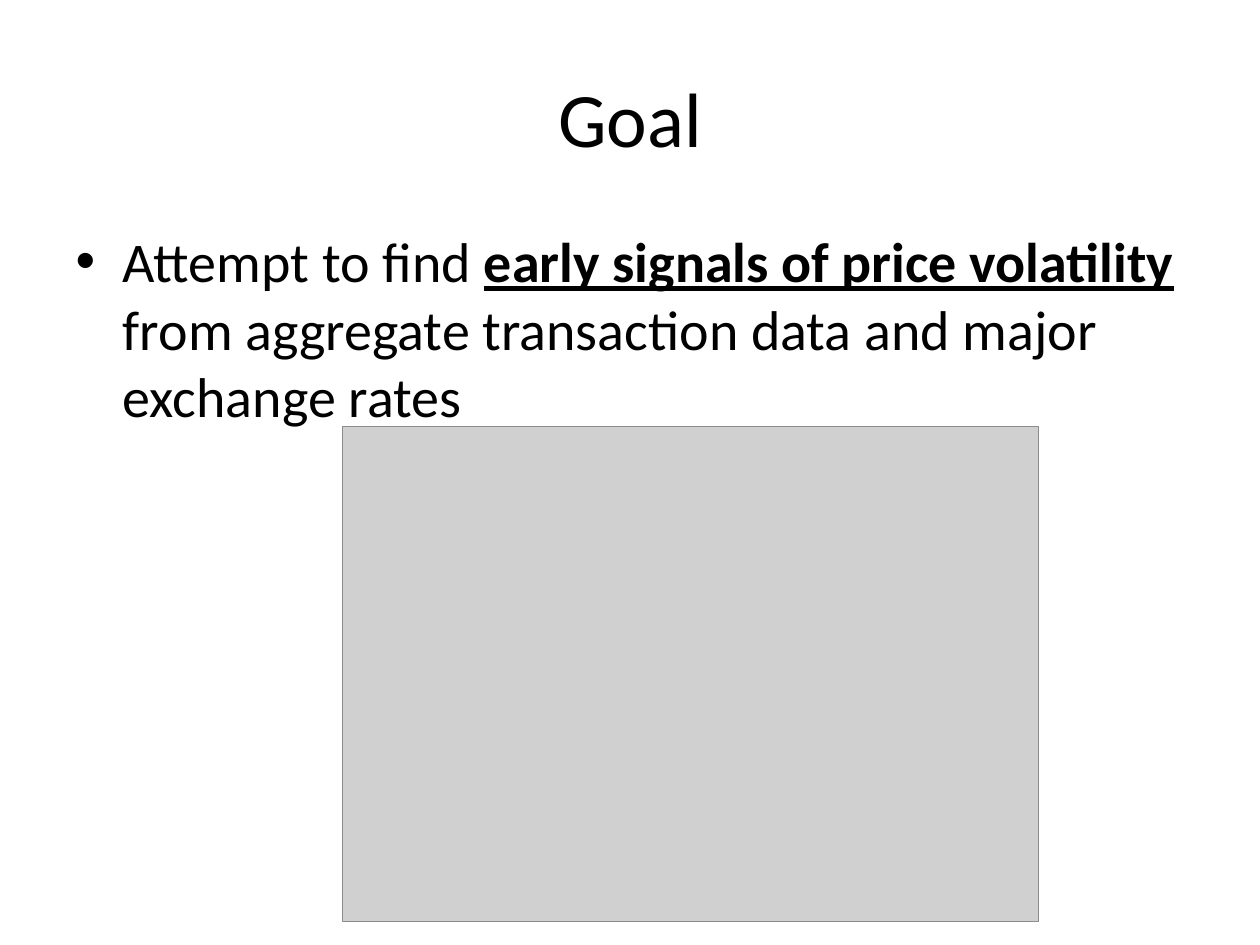
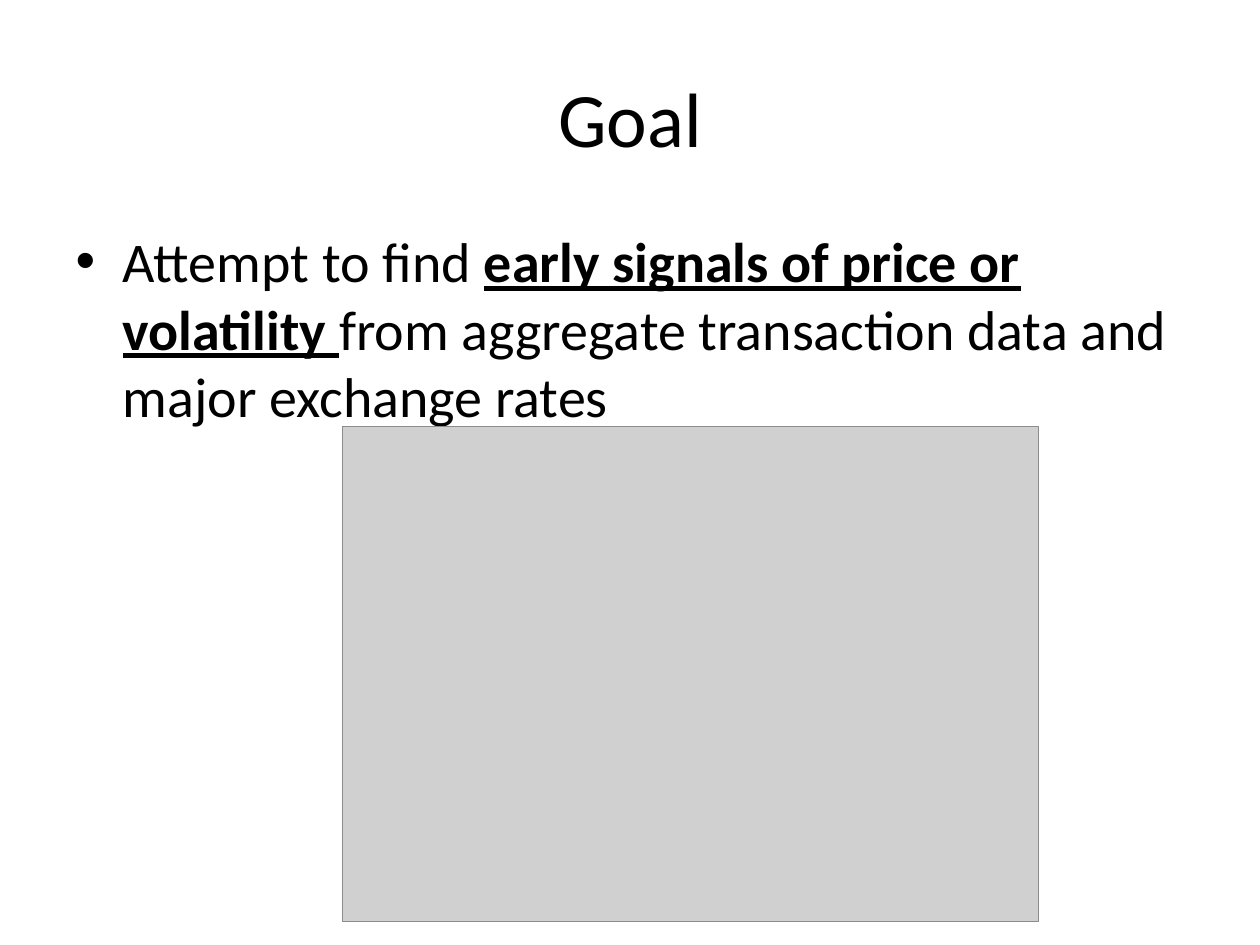
Before and after one commit to dc1340/cornell_data_hackathon_2_2016, a slide deck: slide 9 of Hackathon_Presentation.pptx (slide 8 before the commit). Drawn at 1260x945 pixels with LibreOffice and Linux fonts; fonts in the diff are those of the drawing; grey boxes stand for pictures. Boxes give left, top, right and bottom in pixels: in the first picture for what was removed or moved away, otherwise in the second. Text is boxed around its words. In the diff, an @@ line names an element or a change of style, - is before the commit and + after.

```diff
--- a/Hackathon_Presentation.pptx
+++ b/Hackathon_Presentation.pptx
@@ text at (x1=123, y1=242, x2=1167, y2=430): text changed @@
-• Attempt to find early signals of price volatility from aggregate transaction data and major exchange rates
+• Attempt to find early signals of price or volatility from aggregate transaction data and major exchange rates
```
Also in this commit, not shown: 6 other slides changed, 4 slides added, 2 slides removed.
